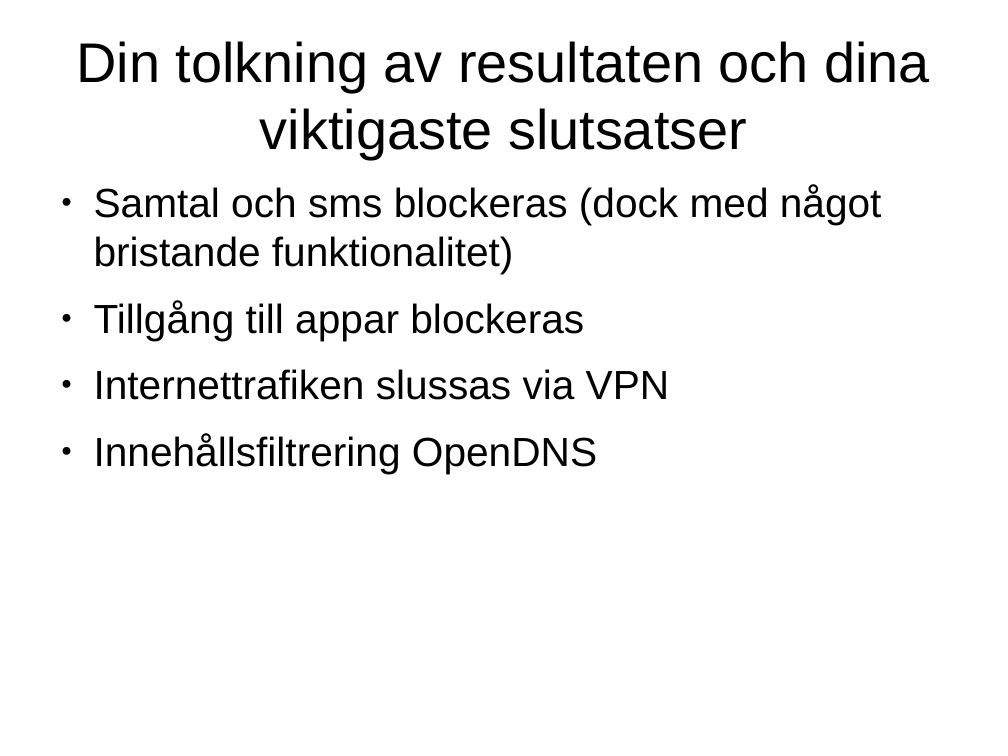
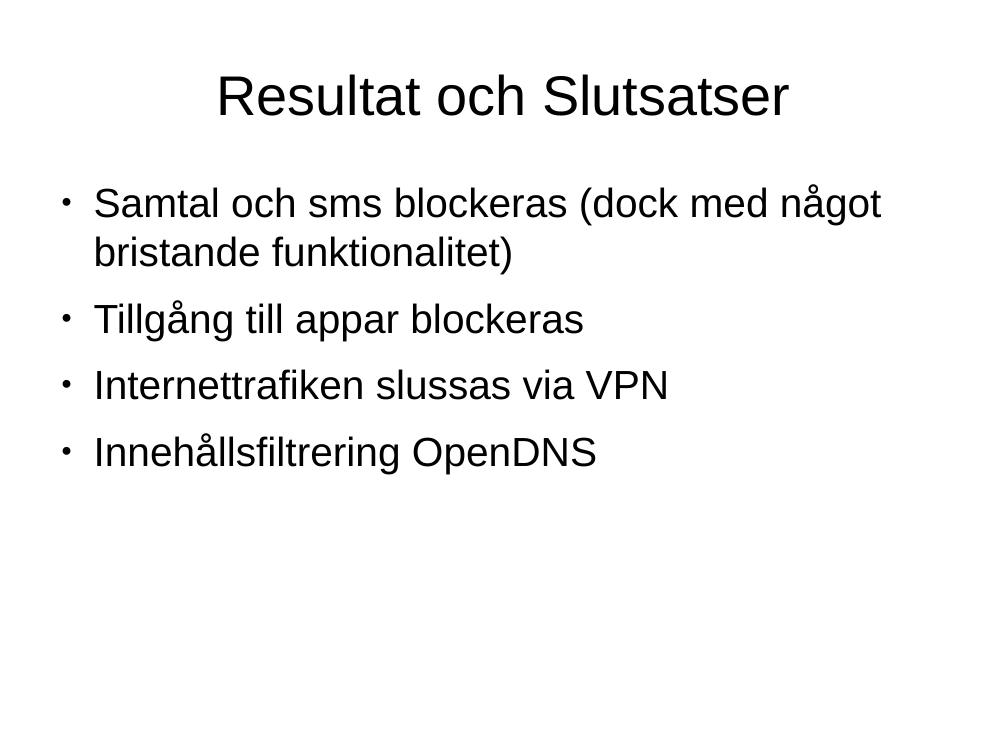
Before and after one commit to obidobanobi/documents, a slide deck: slide 5 of ParanoidPresentation.odp. Drawn at 1008x756 pixels with LibreOffice and Linux fonts; fonts in the diff are those of the drawing. Boxes give left, top, right and bottom in pixels: in the first picture for what was removed or moved away, otherwise in the second. Text is boxed around its words. In the diff, an @@ line names an element or a change of style, - is before the commit and + after.

```diff
--- a/ParanoidPresentation.odp
+++ b/ParanoidPresentation.odp
@@ title at [216, 74, 790, 116]: text changed @@
-Din tolkning av resultaten och dina viktigaste slutsatser
+Resultat och Slutsatser
```
Also in this commit, not shown: 4 other slides changed.
